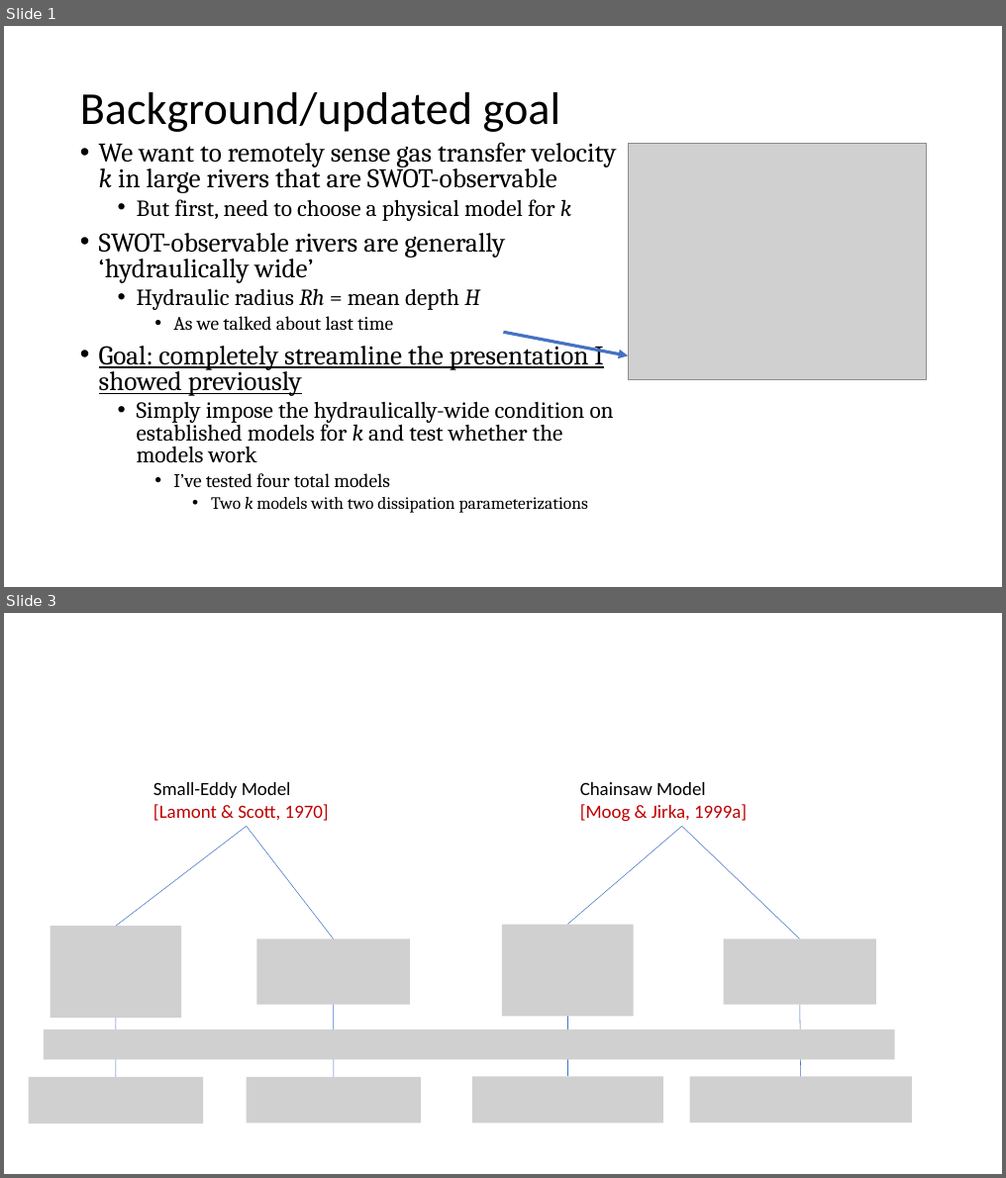
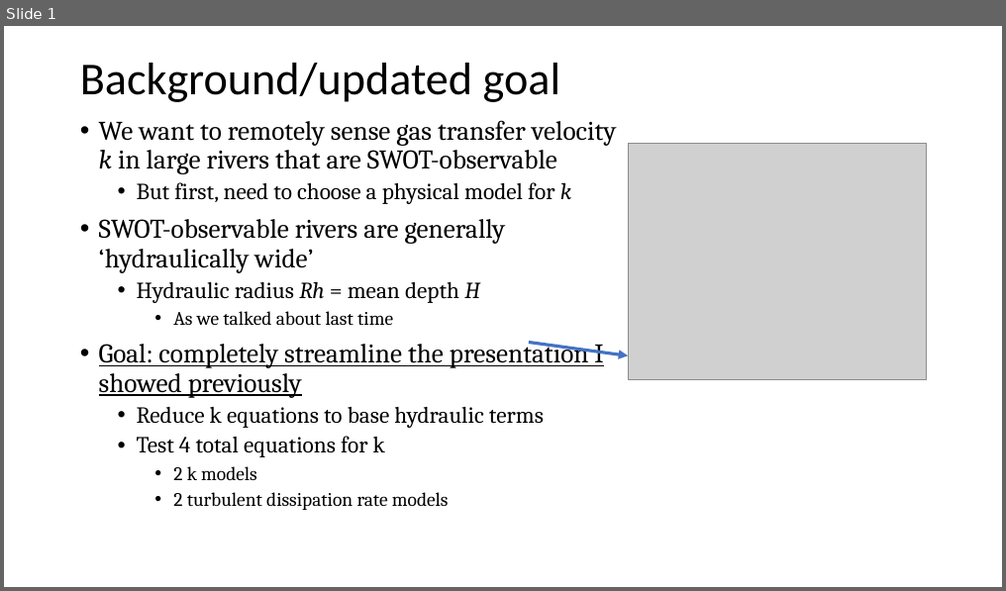
Before and after one commit to craigbrinkerhoff/RSK600, a slide deck: docs/Zappa_notes_2.pptx. Shown one above the other, each under a label of ours: slides 1 and 3 before the commit, slide 1 after it; the slides between them are not shown. The pictures are 1006x1178 and 1006x591 pixels, drawn with LibreOffice and Linux fonts; fonts in the diff are those of the drawing; grey boxes stand for pictures. Boxes give left, top, right and bottom in pixels: in the first picture for what was removed or moved away, otherwise in the second. Text is boxed around its words. In the diff, an @@ line names an element or a change of style, - is before the commit and + after.

```diff
--- a/docs/Zappa_notes_2.pptx
+++ b/docs/Zappa_notes_2.pptx
@@ slide 3 removed at box(4, 613, 1002, 1174), background #FFFFFF @@
@@ text removed at box(153, 782, 329, 821) @@
-Small-Eddy Model
-[Lamont & Scott, 1970]
@@ text removed at box(580, 782, 746, 822) @@
-Chainsaw Model
-[Moog & Jirka, 1999a]
@@ line removed from (247, 827) to (116, 926) @@
@@ line removed from (247, 827) to (334, 940) @@
@@ line removed from (682, 827) to (567, 925) @@
@@ line removed from (682, 827) to (800, 940) @@
@@ picture removed at box(51, 926, 181, 1018) @@
@@ picture removed at box(502, 925, 633, 1017) @@
@@ picture removed at box(257, 940, 410, 1005) @@
@@ picture removed at box(724, 940, 876, 1005) @@
@@ line removed from (116, 1077) to (116, 1018) @@
@@ line removed from (334, 1077) to (334, 1004) @@
@@ line removed from (567, 1077) to (567, 1017) @@
@@ line removed from (801, 1077) to (800, 1004) @@
@@ picture removed at box(44, 1030, 895, 1059) @@
@@ picture removed at box(29, 1077, 204, 1124) @@
@@ picture removed at box(247, 1077, 421, 1124) @@
@@ picture removed at box(472, 1077, 662, 1124) @@
@@ picture removed at box(690, 1077, 912, 1124) @@
@@ slide 1 changed as well @@
@@ title "Background/updated goal": place and size @@
-title "Background/updated goal" at box(80, 92, 560, 132)
+title "Background/updated goal" at box(80, 63, 560, 102)
@@ text "We want to remotely sense ...": place and size @@
-text "We want to remotely sense ..." at box(99, 142, 617, 513)
+text "We want to remotely sense ..." at box(99, 120, 617, 510)
@@ text at box(99, 120, 617, 398): line spacing 0.8 to 0.9 @@
@@ arrow moved from (503, 332) - (629, 356) to (529, 343) - (629, 356) @@
@@ text at box(137, 407, 544, 510): text changed @@
-  • Simply impose the hydraulically-wide condition on established models for k and test whether the models work
-    • I’ve tested four total models
-      • Two k models with two dissipation parameterizations
+  • Reduce k equations to base hydraulic terms
+  • Test 4 total equations for k
+    • 2 k models
+    • 2 turbulent dissipation rate models
```
Also in this commit, not shown: 2 other slides changed, 2 slides added, 36 other files.
